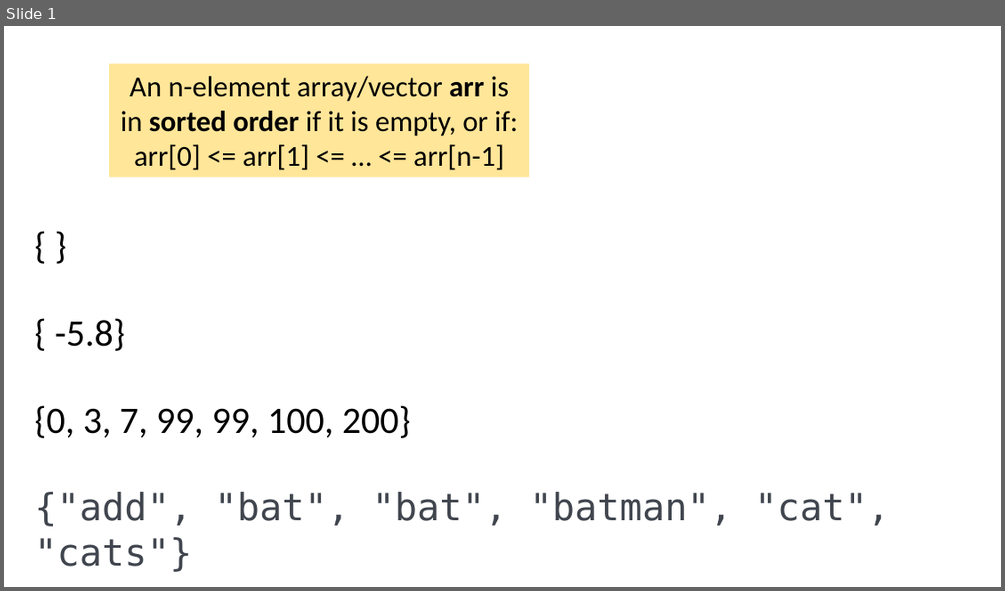
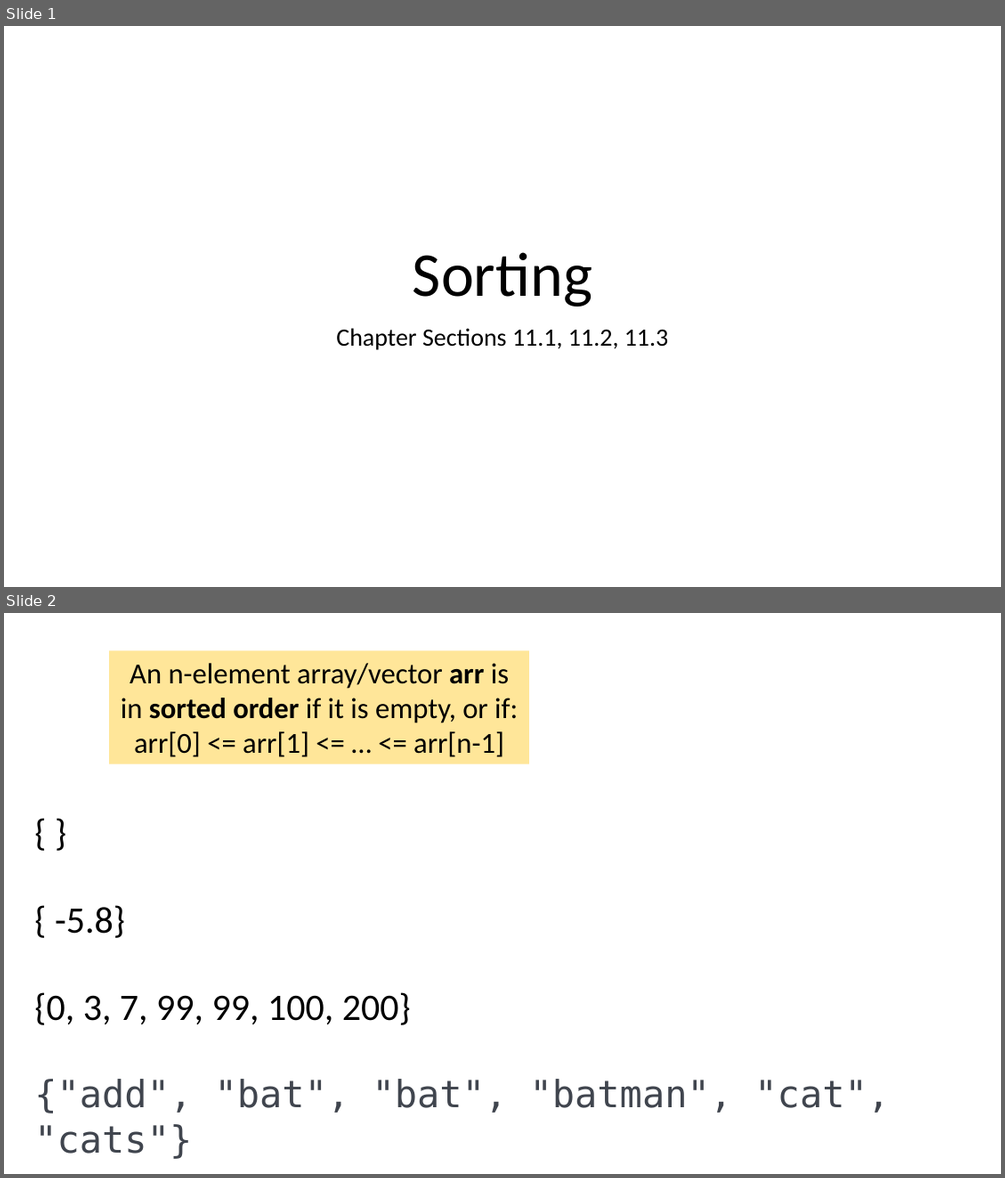
Before and after one commit to tjd1234/cmpt225fall2023, a slide deck: lecture_notes/week9/week9_sorting.pptx. Shown one above the other, each under a label of ours: slide 1 before the commit, slides 1 and 2 after it. The pictures are 1005x591 and 1005x1178 pixels, drawn with LibreOffice and Linux fonts; fonts in the diff are those of the drawing. Boxes give left, top, right and bottom in pixels: in the first picture for what was removed or moved away, otherwise in the second. Text is boxed around its words. In the diff, an @@ line names an element or a change of style, - is before the commit and + after.

```diff
--- a/lecture_notes/week9/week9_sorting.pptx
+++ b/lecture_notes/week9/week9_sorting.pptx
@@ slide 1 added at (4,26,1001,587), background #FFFFFF @@
@@ title added at (413,252,592,306), 60 pt, text #000000 @@
+Sorting
@@ subtitle added at (336,328,669,350), 24 pt, text #000000 @@
+Chapter Sections 11.1, 11.2, 11.3
@@ what was slide 1 is now slide 2 @@
```
Also in this commit, not shown: 29 slides changed, 4 other slides added, 1 other file.
